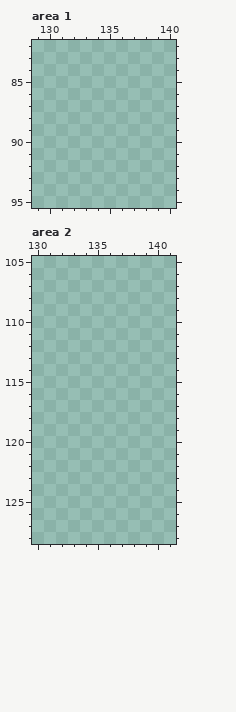
Pixel-art file, stored at Assets/Sprites/Tileset/furniture_1.aseprite. This is how it looked before the edit.
500x500 pixels, 1 frame. Colours within 5 levels of each other are drawn and written as one. Shown: area 1: x 129..140, y 82..95; area 2: x 130..141, y 105..128. The old version is drawn lined up with the new one. The commit also changed other parts of the picture, which this record leaves out.
After:
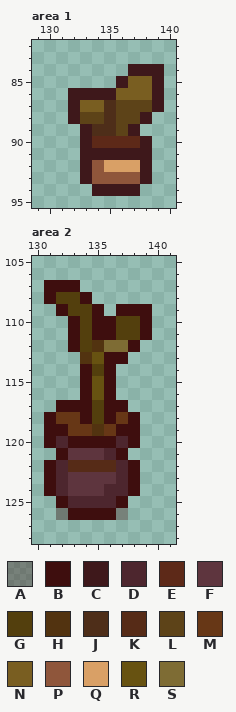
Palette (. is transparent): A #3e0e0e59  B #3e0e0e  C #3e181b  D #4d262e  E #5d2918  F #5e353e  G #533f0d  H #523310  J #4e2e19  K #562b17  L #5d4318  M #673716  N #795e21  P #8f563b  Q #d9a066  R #675211  S #7e6c34
Changes in this commit:
drawings rearranged on the sheet (the old picture shows each at its new place; 1 dropped ones are not shown)
Area 1:
y 84: x 137..139 ... -> CCC
y 85: x 136..139 .... -> CNNC
y 86: x 132..139 ........ -> CCCCNNNC
y 87: x 132..139 ........ -> CNNJLLLC
y 88: x 132..138 ....... -> CLLJLLC
y 89: x 133..137 ..... -> CJJLC
y 90: x 133..138 ...... -> CEEEEC
y 91: x 133..138 ...... -> CCCCCC
y 92: x 133..138 ...... -> CPQQQC
y 93: x 133..138 ...... -> CPPPPC
y 94: x 134..137 .... -> CCCC
Area 2:
y 107: x 131..133 ... -> BBB
y 108: x 131..134 .... -> BGGB
y 109: x 132..135 .... -> BGGB; x 137..139 ... -> BBB
y 110..111: x 133..139 ....... -> BGBBGGB
y 112: x 133..138 ...... -> BGHSSB
y 113: x 134..137 .... -> HRBB
y 114: x 134..136 ... -> BGB
y 115..116: x 134..136 ... -> BRB
y 117: x 132..137 ...... -> BBBGBB
y 118: x 131..138 ........ -> BMMBGBMB
y 119: x 131..138 ........ -> BBMMHMBB
y 120: x 131..138 ........ -> BDBBBBDB
y 121: x 132..137 ...... -> BFFFDB
y 122: x 131..138 ........ -> BDKKKKDB
y 123: x 131..138 ........ -> BDFFFFDB
y 124: x 131..138 ........ -> BDFFFDDB
y 125: x 132..137 ...... -> BDDDDB
y 126: x 132..137 ...... -> ABBBBA
Where, in picture pixels (left, top, right, bottom), the same in both pictures:
added: (68, 64, 164, 196)
added: (44, 280, 152, 520)
